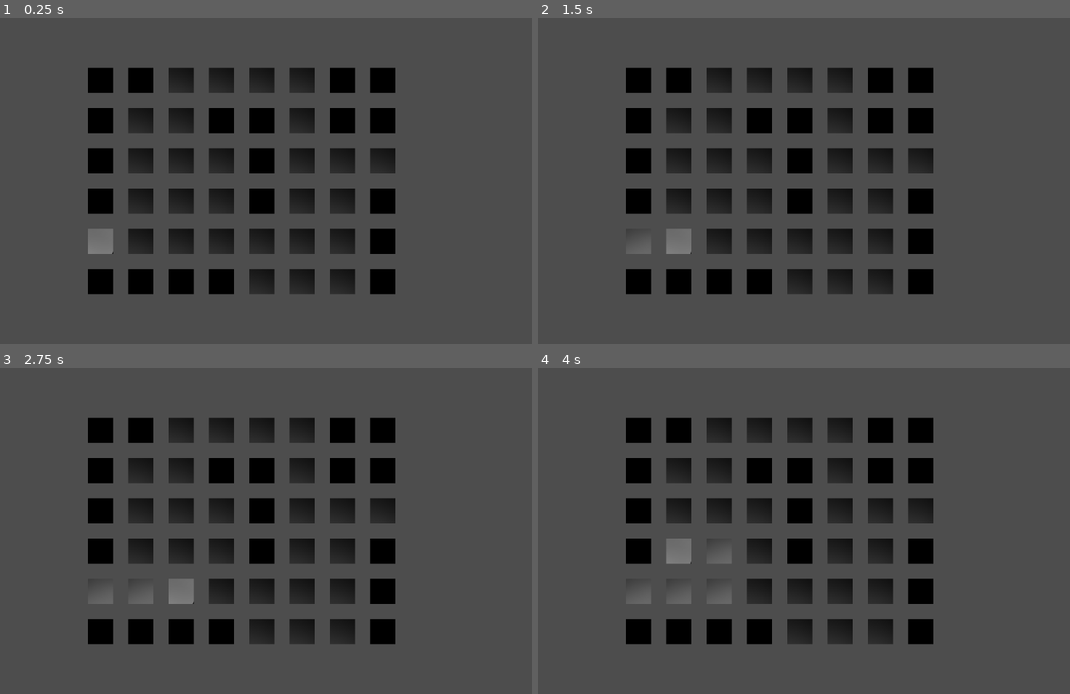
Above: before the commit, frames 1-4 (two rows, left to right).
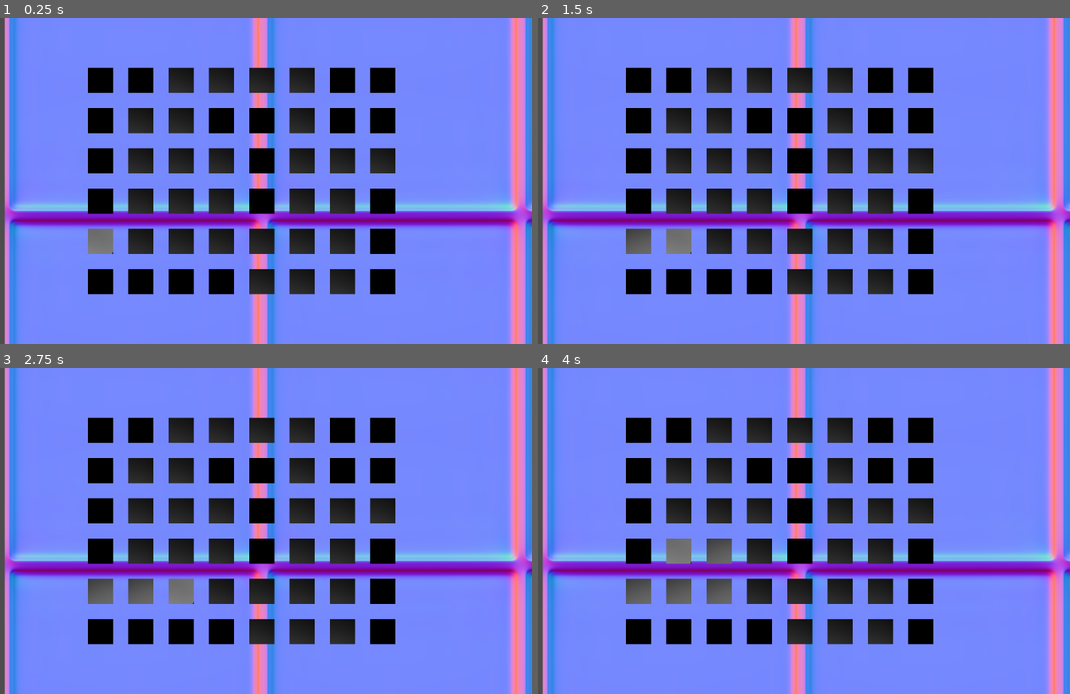
Above: after the commit, the same moments.

Repository: riotruija/EMMEMAA
Game: Godot game, scene res://scenes/pusle.tscn
Same seed, same stepped clock (60 frames per second), same inputs: the game is played once before the commit and once after it. This scene is started directly instead of the project's main scene.
Inputs:
- Up to frame 1 (0.25 s): no input
- Up to frame 2 (1.5 s): tap Enter at 0.5 s; hold Right (ui_right) 0.53-1.28 s; tap Space at 1.25 s; hold Down (ui_down) from 1.28 s (still down)
- Up to frame 3 (2.75 s): tap Enter at 2 s; release Down (ui_down) at 2.03 s; hold Right (ui_right) from 2.03 s (still down)
- Up to frame 4 (4 s): tap Space at 2.75 s; release Right (ui_right) at 2.78 s; hold Up (ui_up) 2.78-3.53 s; tap Enter at 3.5 s; hold Left (ui_left) from 3.53 s (still down)

The runs differ from the first frame. In frame 1, 82% of the frame differs, in the area x 0-100%, y 0-100%; in frame 2, 82%; in frame 3, 82%; in frame 4, 82%.

Commit message:
added background

Diff:
--- a/scenes/pusle.tscn
+++ b/scenes/pusle.tscn
@@ -1,8 +1,9 @@
-[gd_scene format=3 uid="uid://cjytakuue8ovt"]
+[gd_scene format=3 uid="uid://cq65wkljgjjx6"]
 
 [ext_resource type="Script" uid="uid://kqvj7mwvu4pt" path="res://scripts/grid.gd" id="1_mnxy6"]
 [ext_resource type="Texture2D" uid="uid://npxihc62ou4b" path="res://img/TileSforPusle/kenney_light-masks-1.0/Default/cone_e_noise.png" id="2_gt4qv"]
 [ext_resource type="Texture2D" uid="uid://doimr6jpcq0eu" path="res://img/TileSforPusle/kenney_light-masks-1.0/Default/fan_a.png" id="3_gt68l"]
+[ext_resource type="Texture2D" uid="uid://cd8xjq52ey2cg" path="res://img/Floor_Tiles_2048/Floor_Tiles_2048/FloorTileClean_normal.png" id="4_gt68l"]
 
 [sub_resource type="TileSetAtlasSource" id="TileSetAtlasSource_k8l4c"]
 texture = ExtResource("2_gt4qv")
@@ -222,6 +223,10 @@
 [node name="Node2D" type="Node2D" parent="." unique_id=488579321]
 script = ExtResource("1_mnxy6")
 
+[node name="Background" type="Sprite2D" parent="Node2D" unique_id=820047421]
+position = Vector2(554, 69)
+texture = ExtResource("4_gt68l")
+
 [node name="TileMapLayer" type="TileMapLayer" parent="Node2D" unique_id=1364482069]
 tile_set = SubResource("TileSet_kq6i2")
 
